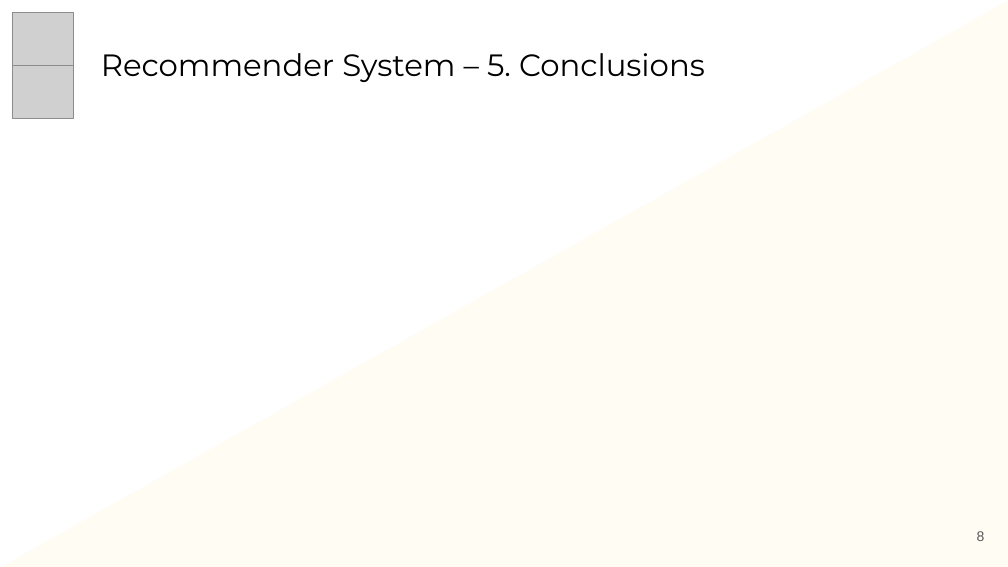
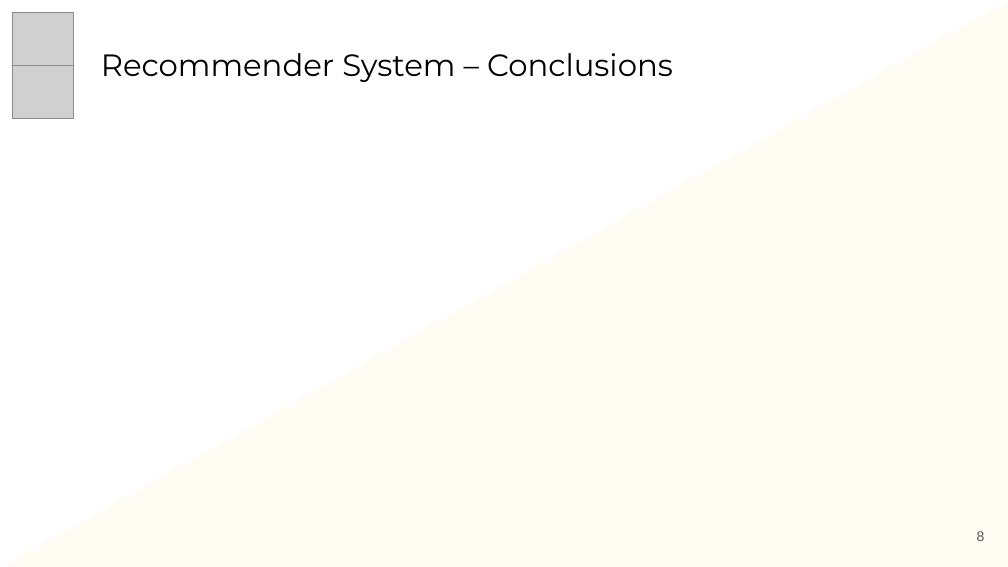
Before and after one commit to antoniosh97/Recommender-System-2023, a slide deck: slide 8 of Management/Presentation/20220322_RS-Amazon_Products-Presentation.pptx. Drawn at 1008x567 pixels with LibreOffice and Linux fonts; fonts in the diff are those of the drawing; grey boxes stand for pictures. Boxes give left, top, right and bottom in pixels: in the first picture for what was removed or moved away, otherwise in the second. Text is boxed around its words. In the diff, an @@ line names an element or a change of style, - is before the commit and + after.

```diff
--- a/Management/Presentation/20220322_RS-Amazon_Products-Presentation.pptx
+++ b/Management/Presentation/20220322_RS-Amazon_Products-Presentation.pptx
@@ text at [101, 53, 673, 82]: text changed @@
-Recommender System – 5. Conclusions
+Recommender System – Conclusions
```
Also in this commit, not shown: 6 other slides changed.
